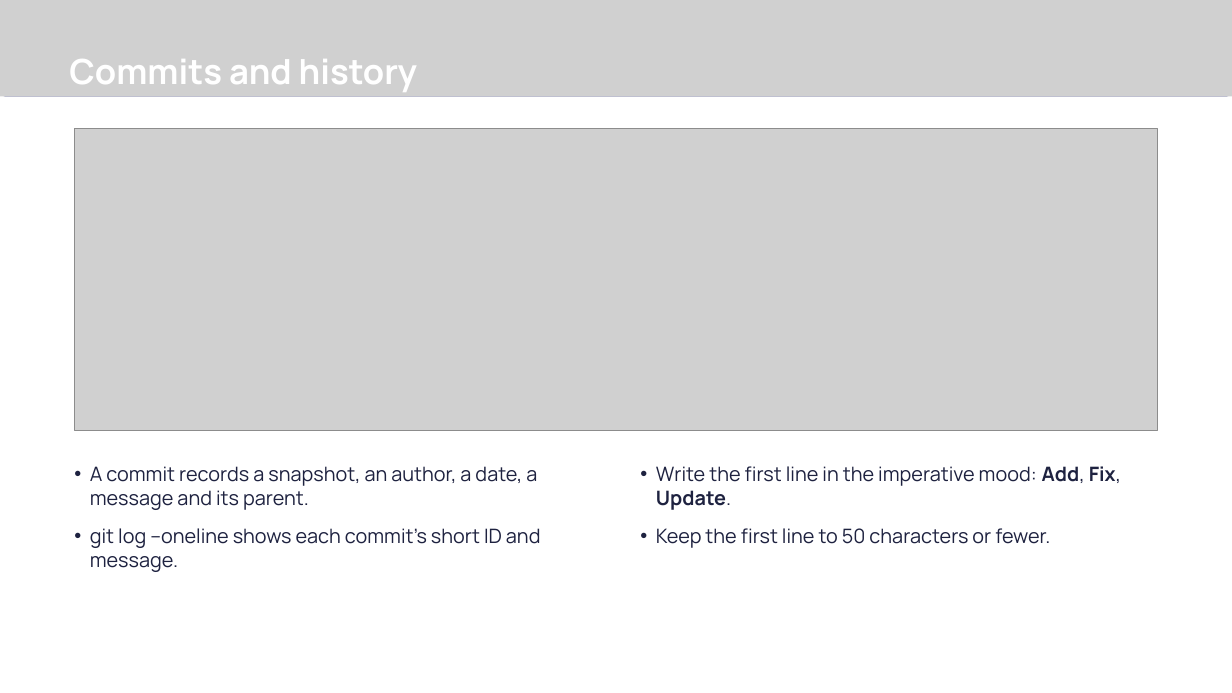
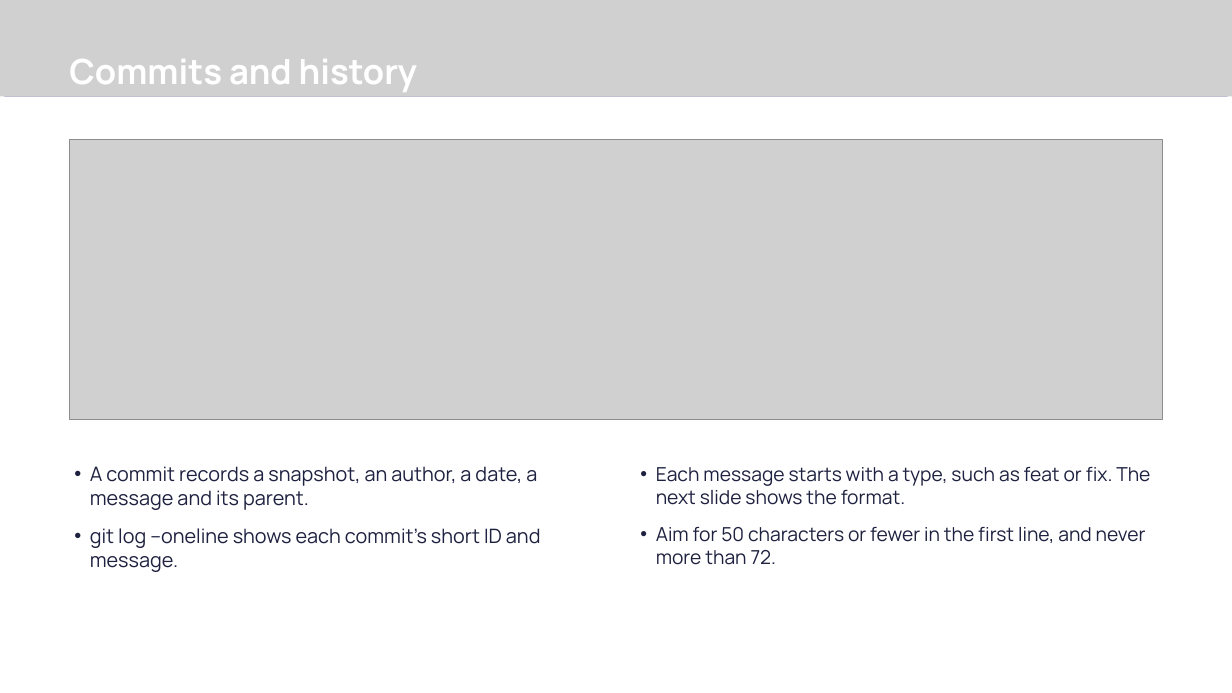
Before and after one commit to Revolution-Data-Platforms/Introduction-to-Git-Workshop, a slide deck: slide 5 of presentation/introduction-to-git-45-min.pptx. Drawn at 1232x693 pixels with LibreOffice and Linux fonts; fonts in the diff are those of the drawing; grey boxes stand for pictures; background and template pictures are left out. Boxes give left, top, right and bottom in pixels: in the first picture for what was removed or moved away, otherwise in the second. Text is boxed around its words. In the diff, an @@ line names an element or a change of style, - is before the commit and + after.

Commit message:
docs(workshop): teach Conventional Commits
Commit messages, the pull request title and the check-in assessment now follow the Conventional Commits standard, with a new slide in each deck and real examples from this repository. PowerShell commands that differ from Git Bash appear in their own labelled blocks, and the commit history diagram uses the new message style.

```diff
--- a/presentation/introduction-to-git-45-min.pptx
+++ b/presentation/introduction-to-git-45-min.pptx
@@ picture resized from (x1=75, y1=128, x2=1157, y2=430) to (x1=69, y1=139, x2=1162, y2=419) @@
@@ text at (x1=656, y1=467, x2=1150, y2=565): text changed; size 23.2 to 22.5 pt @@
-• Write the first line in the imperative mood: Add, Fix, Update.
-• Keep the first line to 50 characters or fewer.
+• Each message starts with a type, such as feat or fix. The next slide shows the format.
+• Aim for 50 characters or fewer in the first line, and never more than 72.
```
Also in this commit, not shown: 2 other slides changed, 1 slide added, 8 other files.
